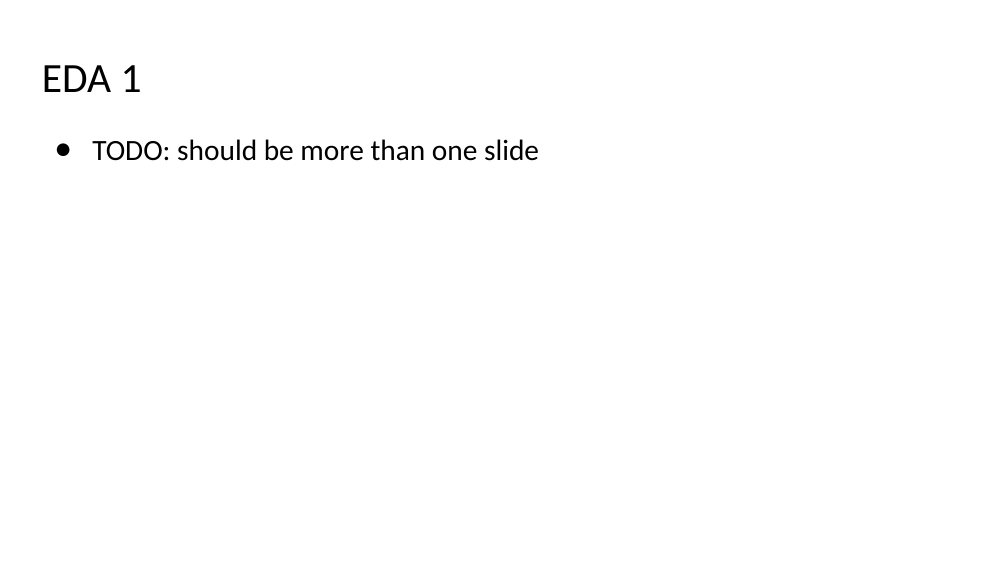
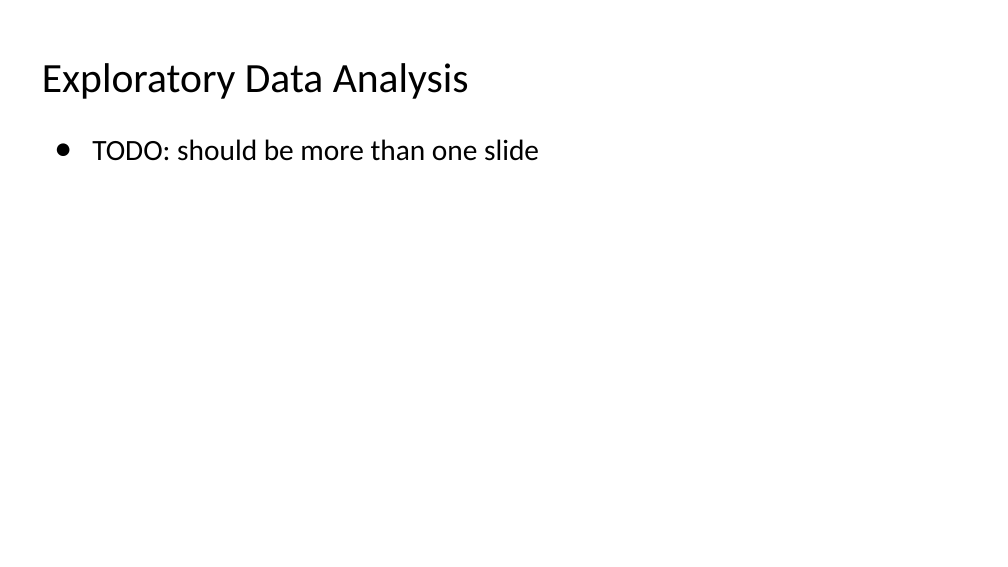
Before and after one commit to ranton256/used_car_sale_price_analysis, a slide deck: slide 9 of DSCI521_rna63_final_project_pres.pptx (slide 8 before the commit). Drawn at 1008x567 pixels with LibreOffice and Linux fonts; fonts in the diff are those of the drawing; background and template pictures are left out. Boxes give left, top, right and bottom in pixels: in the first picture for what was removed or moved away, otherwise in the second. Text is boxed around its words. In the diff, an @@ line names an element or a change of style, - is before the commit and + after.

```diff
--- a/DSCI521_rna63_final_project_pres.pptx
+++ b/DSCI521_rna63_final_project_pres.pptx
@@ title at (42,63,469,99): text changed @@
-EDA 1
+Exploratory Data Analysis
```
Also in this commit, not shown: 2 other slides changed, 3 slides added, 1 other file.
